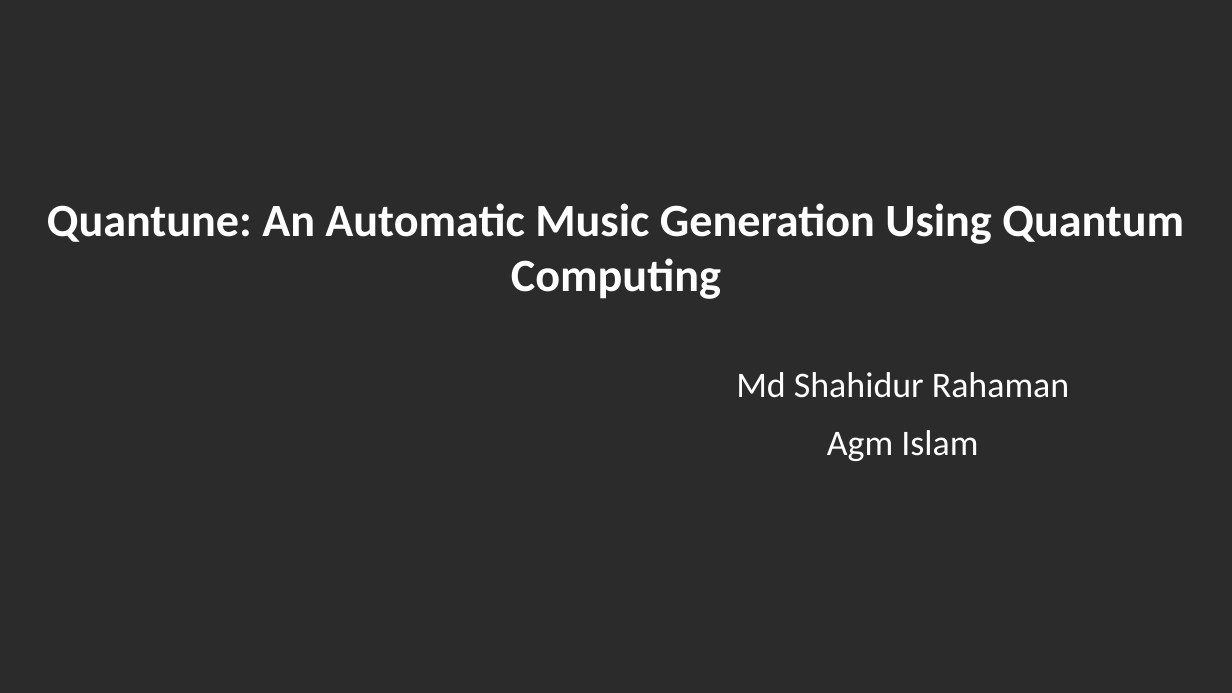
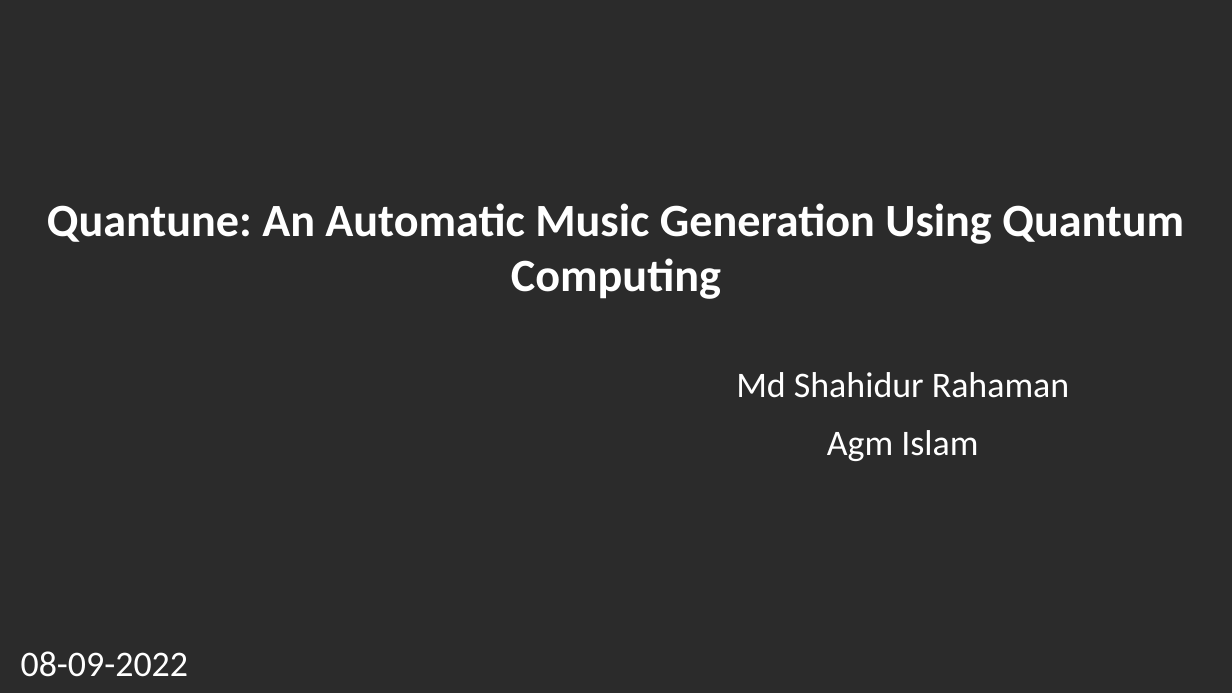
Before and after one commit to jaorduz/IntroQuantumCompu, a slide deck: slide 1 of projectStudent/QuanTune_Islam_Rahman/Quantune-Agm-Shahidur.pptx. Drawn at 1232x693 pixels with LibreOffice and Linux fonts; fonts in the diff are those of the drawing; background and template pictures are left out; a plain dark background stands for a picture behind light text. Boxes give left, top, right and bottom in pixels: in the first picture for what was removed or moved away, otherwise in the second. Text is boxed around its words. In the diff, an @@ line names an element or a change of style, - is before the commit and + after.

```diff
--- a/projectStudent/QuanTune_Islam_Rahman/Quantune-Agm-Shahidur.pptx
+++ b/projectStudent/QuanTune_Islam_Rahman/Quantune-Agm-Shahidur.pptx
@@ text added at <box>21,651,188,677</box>, 28 pt, text #FFFFFF @@
+08-09-2022
```
Also in this commit, not shown: 2 other slides changed, 3 other files.
